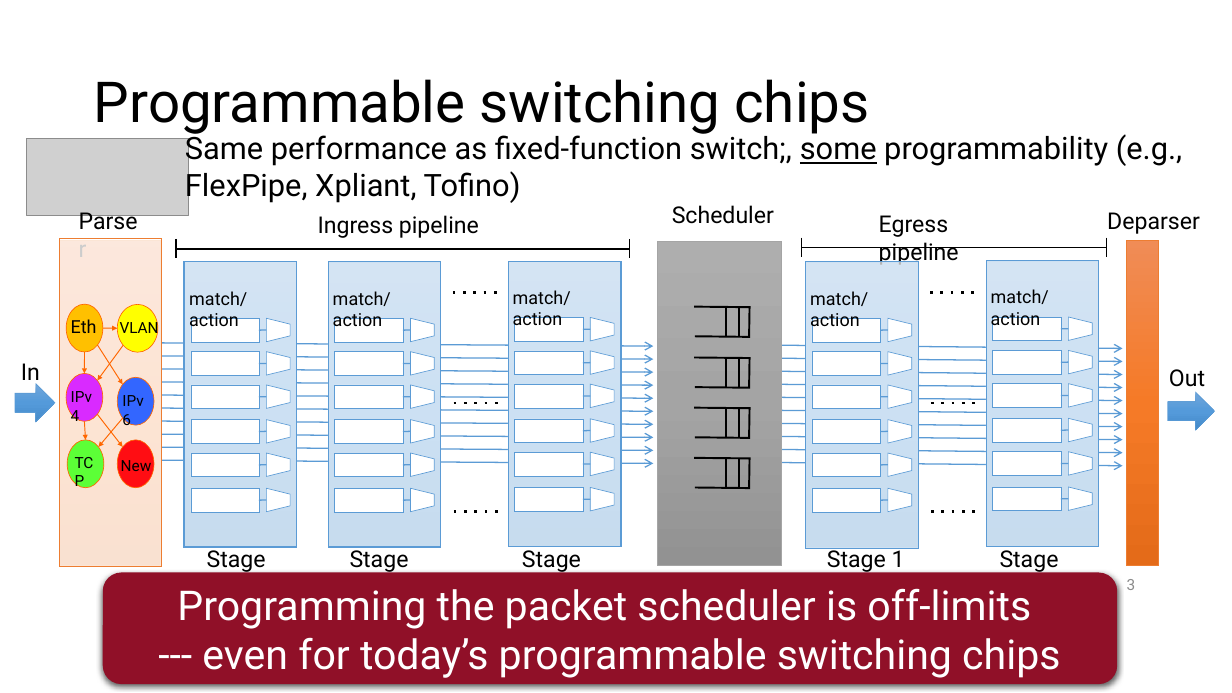
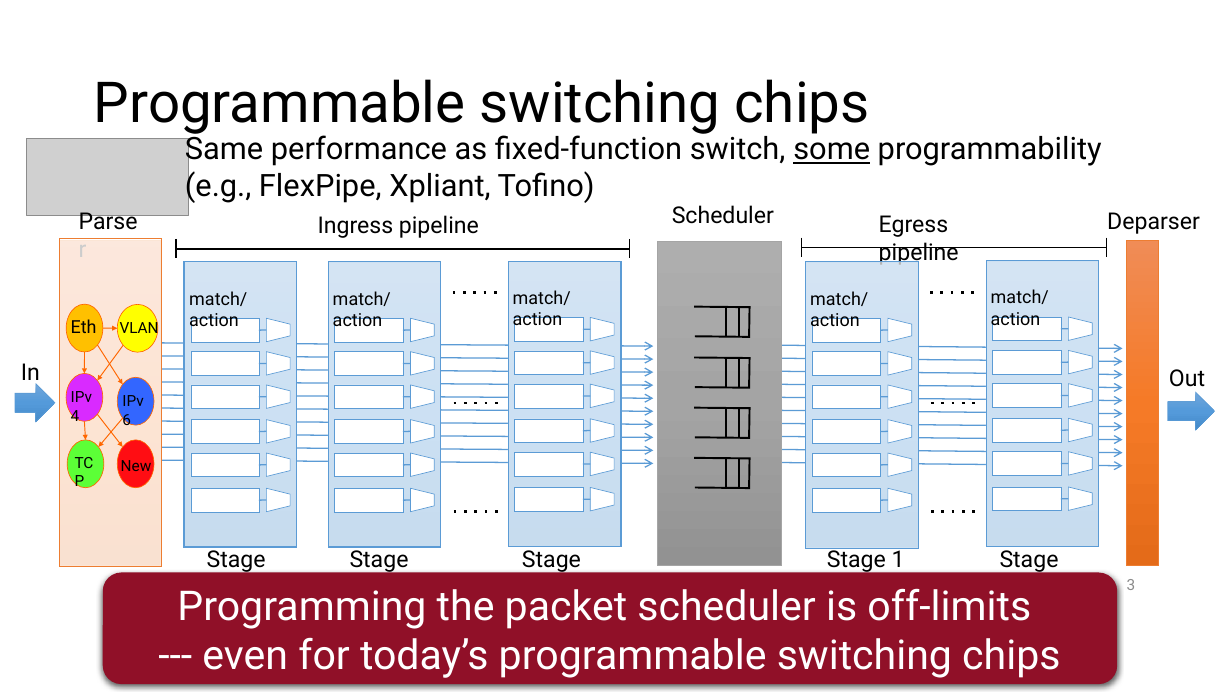
Before and after one commit to anirudhSK/pifo-domino-marple-ppts, a slide deck: slide 3 of pifo_sigcomm.pptx. Drawn at 1232x693 pixels with LibreOffice and Linux fonts; fonts in the diff are those of the drawing; grey boxes stand for pictures. Boxes give left, top, right and bottom in pixels: in the first picture for what was removed or moved away, otherwise in the second. Text is boxed around its words. In the diff, an @@ line names an element or a change of style, - is before the commit and + after.

```diff
--- a/pifo_sigcomm.pptx
+++ b/pifo_sigcomm.pptx
@@ text at (185, 131, 1102, 204): text changed @@
-Same performance as fixed-function switch;, some programmability (e.g., FlexPipe, Xpliant, Tofino)
+Same performance as fixed-function switch, some programmability
+(e.g., FlexPipe, Xpliant, Tofino)
```
Also in this commit, not shown: 2 other slides changed.
